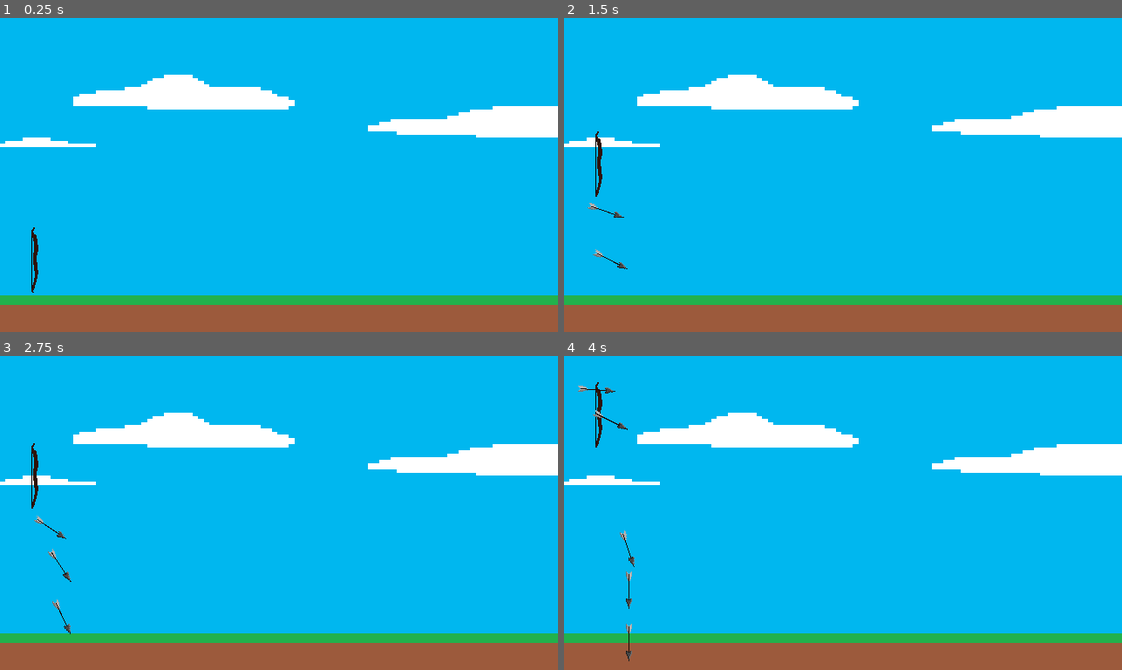
Above: before the commit, frames 1-4 (two rows, left to right).
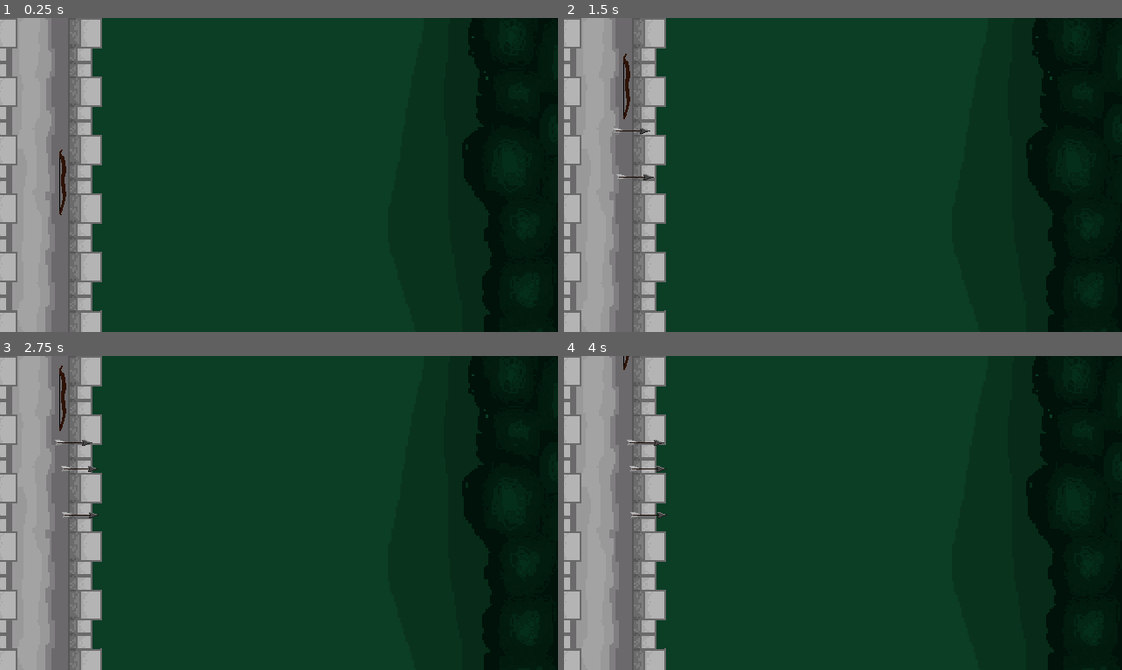
Above: after the commit, the same moments.

Repository: DnumdeYevoc/DragonDefender
Game: Godot game, scene res://game.tscn
Two runs of this game, one before a commit and one after it. Both use one fixed random seed, a clock stepped at 60 frames per second and the inputs below.
Inputs:
- Up to frame 1 (0.25 s): no input
- Up to frame 2 (1.5 s): tap Enter (ui_accept) at 0.5, 0.77 s; hold Up (ui_up) 0.53-1.28 s; hold Down (ui_down) from 1.28 s (still down)
- Up to frame 3 (2.75 s): tap Enter (ui_accept) at 1.52 s; release Down (ui_down) at 2.03 s; hold Up (ui_up) from 2.03 s (still down)
- Up to frame 4 (4 s): tap Enter (ui_accept) at 3.02, 3.77 s; release Up (ui_up) at 3.53 s; hold Down (ui_down) from 3.53 s (still down)

The runs differ from the first frame. In frame 1, 100% of the frame differs, in the area x 0-100%, y 0-100%; in frame 2, 100%; in frame 3, 100%; in frame 4, 100%.

Commit message:
added background textures

Diff:
--- a/Arrow.gd
+++ b/Arrow.gd
@@ -11,9 +11,9 @@
 	frames.texture = texture
 func _physics_process(delta):
 	velocity = Vector2(speed * delta,0).rotated(rotation)
-
-	if rotation_degrees < 90:
-		rotation_degrees += 30*delta
+	speed *= 0.99
+	#if rotation_degrees < 90:
+		#rotation_degrees += 30*delta
 	move_and_slide()
 
 
--- a/bow.gd
+++ b/bow.gd
@@ -10,7 +10,7 @@
 var toggle = true
 var count = 0
 @onready var arrow_texture = preload("res://arrow.png")
-
+var offset = [19,14,11,6,0,-8,16,19]
 
 func _ready():
 	pass
@@ -46,6 +46,7 @@
 			toggle = true
 
 
+
 	elif not frame == 0:
 		frame += 1
 
@@ -59,6 +60,7 @@
 	if frame > 7:
 		frame = 0
 	bow.frame = frame
+	static_arrow.offset.x = offset[frame]
 	bow.rotation_degrees = angle
 	static_arrow.rotation_degrees = angle
 
--- a/game.tscn
+++ b/game.tscn
@@ -1,17 +1,27 @@
-[gd_scene load_steps=3 format=3 uid="uid://doaxs8klsm1ra"]
+[gd_scene load_steps=4 format=3 uid="uid://doaxs8klsm1ra"]
 
 [ext_resource type="PackedScene" uid="uid://byc1chnbe0qt7" path="res://bow.tscn" id="1_7xykp"]
-[ext_resource type="Texture2D" uid="uid://b3a6c7poyr05m" path="res://Background.png" id="2_k3co8"]
+[ext_resource type="Texture2D" uid="uid://cfw8g7u0p6umk" path="res://forest.png" id="1_kbtp0"]
+[ext_resource type="Texture2D" uid="uid://c3u7dg2550jff" path="res://castle.png" id="3_s16sb"]
 
 [node name="Game" type="Node2D"]
 
 [node name="TextureRect" type="TextureRect" parent="."]
 texture_filter = 1
-offset_right = 650.0
-offset_bottom = 361.0
-texture = ExtResource("2_k3co8")
+offset_left = -187.0
+offset_top = -1.0
+offset_right = 640.0
+offset_bottom = 360.0
+texture = ExtResource("1_kbtp0")
+
+[node name="Castle" type="TextureRect" parent="."]
+texture_filter = 1
+offset_left = -12.0
+offset_right = 117.0
+offset_bottom = 366.0
+texture = ExtResource("3_s16sb")
 
 [node name="Node2D" parent="." instance=ExtResource("1_7xykp")]
-position = Vector2(31, 278)
+position = Vector2(62, 189)
 
 [node name="projectile_container" type="Node2D" parent="."]
Binary file added: GREEN.png
Not shown, added: GREEN.png.import
Binary file added: castle.png
Not shown, added: castle.png.import
Binary file added: forest.png
Not shown, added: forest.png.import
